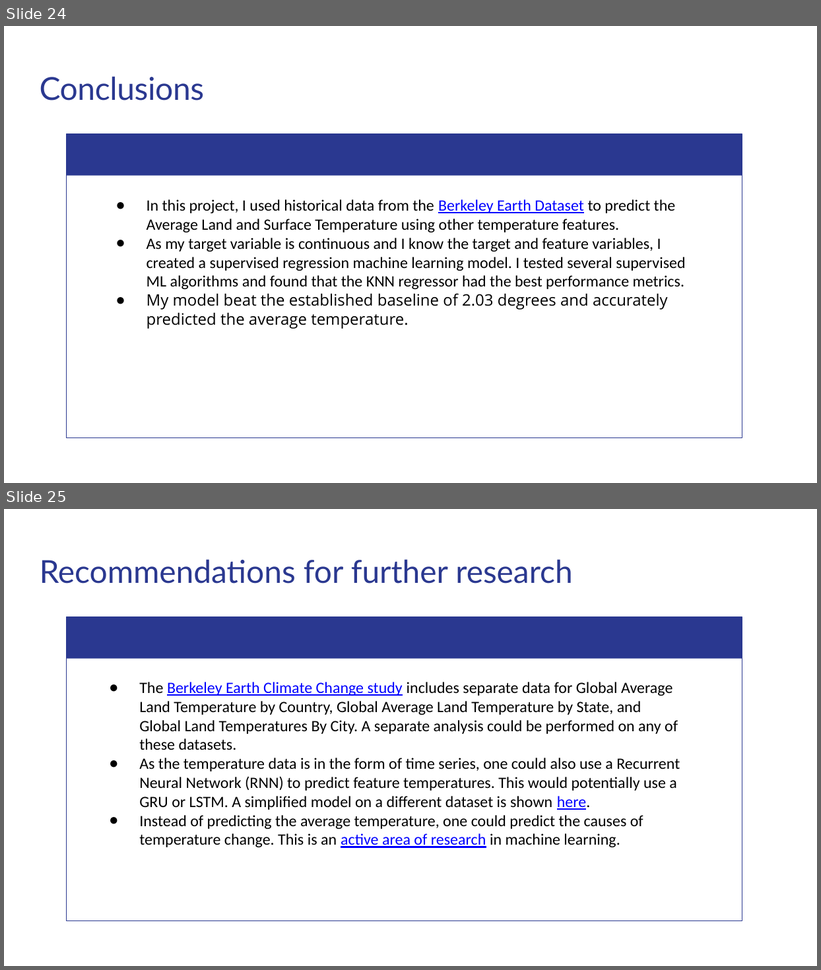
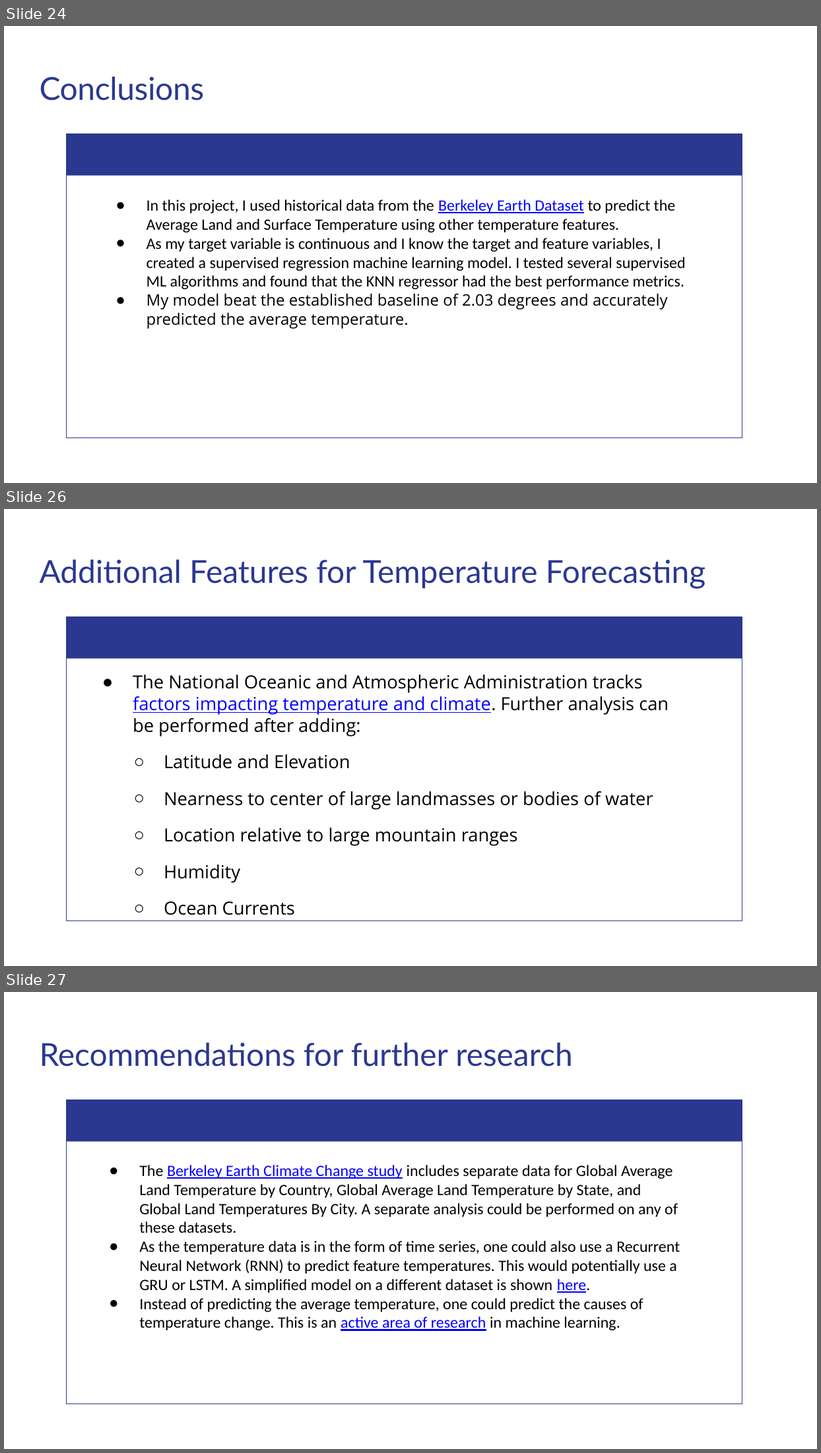
Before and after one commit to matthewshawnkehoe/Data-Science-Projects, a slide deck: Capstone Projects/Capstone_Two_Supervised_ML/Predicting_Temperature_Change.pptx. Shown one above the other, each under a label of ours: slides 24 and 25 before the commit, slides 24, 26 and 27 after it; the slides between them are not shown. The pictures are 821x970 and 821x1453 pixels, drawn with LibreOffice and Linux fonts; fonts in the diff are those of the drawing. Boxes give left, top, right and bottom in pixels: in the first picture for what was removed or moved away, otherwise in the second. Text is boxed around its words. In the diff, an @@ line names an element or a change of style, - is before the commit and + after.

```diff
--- a/Capstone Projects/Capstone_Two_Supervised_ML/Predicting_Temperature_Change.pptx
+++ b/Capstone Projects/Capstone_Two_Supervised_ML/Predicting_Temperature_Change.pptx
@@ slide 26 added at <box>4,509,817,966</box>, background #FFFFFF @@
@@ title added at <box>40,559,706,589</box>, 28 pt, text #2A3890 @@
+Additional Features for Temperature Forecasting
@@ freeform shape added at <box>66,617,743,659</box>, fill #2A3890 @@
@@ freeform shape added at <box>66,617,743,921</box>, outline #2A3890 0.75 pt @@
@@ text added at <box>133,675,669,916</box>, 16 pt, text #000000 @@
+● The National Oceanic and Atmospheric Administration tracks factors impacting temperature and climate. Further analysis can be performed after adding:
+  ○ Latitude and Elevation
+  ○ Nearness to center of large landmasses or bodies of water
+  ○ Location relative to large mountain ranges
+  ○ Humidity
+  ○ Ocean Currents
@@ what was slide 25 is now slide 27 @@
```
Also in this commit, not shown: 4 slides changed, 2 other slides added, 1 slide removed.
